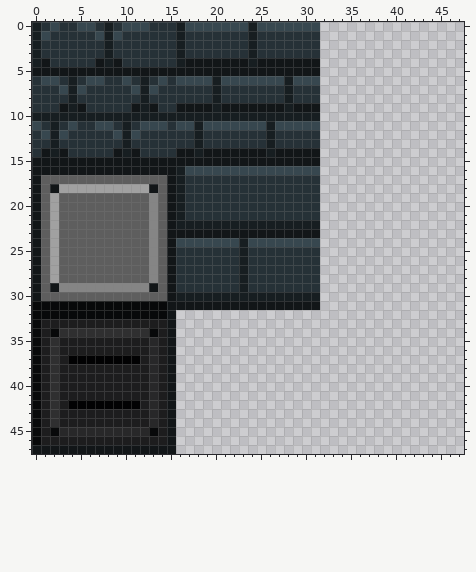
File history of a pixel-art sprite, Assets/Art/Sprites/blocks.png. Above: the version before the commit.
The file is 48x48 pixels. Colours within 5 levels of each other are drawn and written as one.
Now the later version:
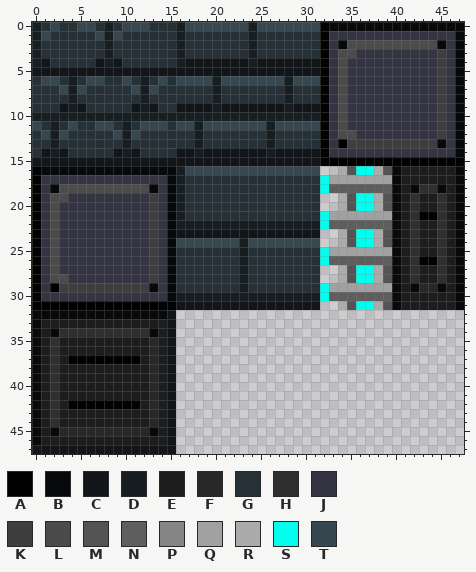
Palette (. is transparent): A #020203  B #08090a  C #121618  D #171e21  E #1d1d1e  F #282829  G #263137  H #2f2f30  J #343442  K #3e3e3e  L #4b4b4b  M #545454  N #5e5e5e  P #858585  Q #a1a1a1  R #ababab  S #00ffee  T #37474f
From old to new:
y 0: x 32..47 ................ -> ABBBBBBBBBBBBBBB
y 1: x 32..47 ................ -> AJJJJJJJJJJJJJJB
y 2: x 32..47 ................ -> AJBLLLLLLLLLLBJB
y 3: x 32..47 ................ -> AJLLJJJJJJJJJKJB
y 4..11: x 32..47 ................ -> AJLJJJJJJJJJJKJB
y 12: x 32..47 ................ -> AJLLJJJJJJJJJKJB
y 13: x 32..47 ................ -> AJAKKKKKKKKKKBJB
y 14: x 32..47 ................ -> AJJJJJJJJJJJJJJB
y 15: x 32..47 ................ -> AAAAAAAAAAAAAAAA
y 16: x 0..15 CCCCCCCCCCCCCCCC -> ABBBBBBBBBBBBBBB; x 34..47 .............. -> RMSSRMBEEEEEEB
y 17: x 0..15 CNNNNNNNNNNNNNNC -> AJJJJJJJJJJJJJJB; x 32..47 ................ -> SQQQQQQQBEEEEEEB
y 18: x 0..15 CNCQQQQQQQQQQCNC -> AJBLLLLLLLLLLBJB; x 32..47 ................ -> SNNNNNNNBEBHHBEB
y 19: x 0..15 CNQNNNNNNNNNNPNC -> AJLLJJJJJJJJJKJB; x 34..47 .............. -> RMSSRMBEHEEHEB
y 20: x 0..15 CNQNNNNNNNNNNPNC -> AJLJJJJJJJJJJKJB; x 34..47 .............. -> RMSSRMBEHEEHEB
y 21: x 0..15 CNQNNNNNNNNNNPNC -> AJLJJJJJJJJJJKJB; x 32..47 ................ -> SQQQQQQQBEHAAHEB
y 22: x 0..15 CNQNNNNNNNNNNPNC -> AJLJJJJJJJJJJKJB; x 32..47 ................ -> SNNNNNNNBEHEEHEB
y 23..24: x 0..15 CNQNNNNNNNNNNPNC -> AJLJJJJJJJJJJKJB; x 34..47 .............. -> RMSSRMBEHEEHEB
y 25: x 0..15 CNQNNNNNNNNNNPNC -> AJLJJJJJJJJJJKJB; x 32..47 ................ -> SQQQQQQQBEHEEHEB
y 26: x 0..15 CNQNNNNNNNNNNPNC -> AJLJJJJJJJJJJKJB; x 32..47 ................ -> SNNNNNNNBEHAAHEB
y 27: x 0..15 CNQNNNNNNNNNNPNC -> AJLJJJJJJJJJJKJB; x 34..47 .............. -> RMSSRMBEHEEHEB
y 28: x 0..15 CNQNNNNNNNNNNPNC -> AJLLJJJJJJJJJKJB; x 34..47 .............. -> RMSSRMBEHEEHEB
y 29: x 0..15 CNCPPPPPPPPPPCNC -> AJAKKKKKKKKKKBJB; x 32..47 ................ -> SQQQQQQQBEBFFBEB
y 30: x 0..15 CNNNNNNNNNNNNNNC -> AJJJJJJJJJJJJJJB; x 32..47 ................ -> SNNNNNNNBEEEEEEB
y 31: x 0..15 BBBBBBBBBBBBBBBC -> AAAAAAAAAAAAAAAA; x 34..47 .............. -> RMSSRMBEEEEEEB
